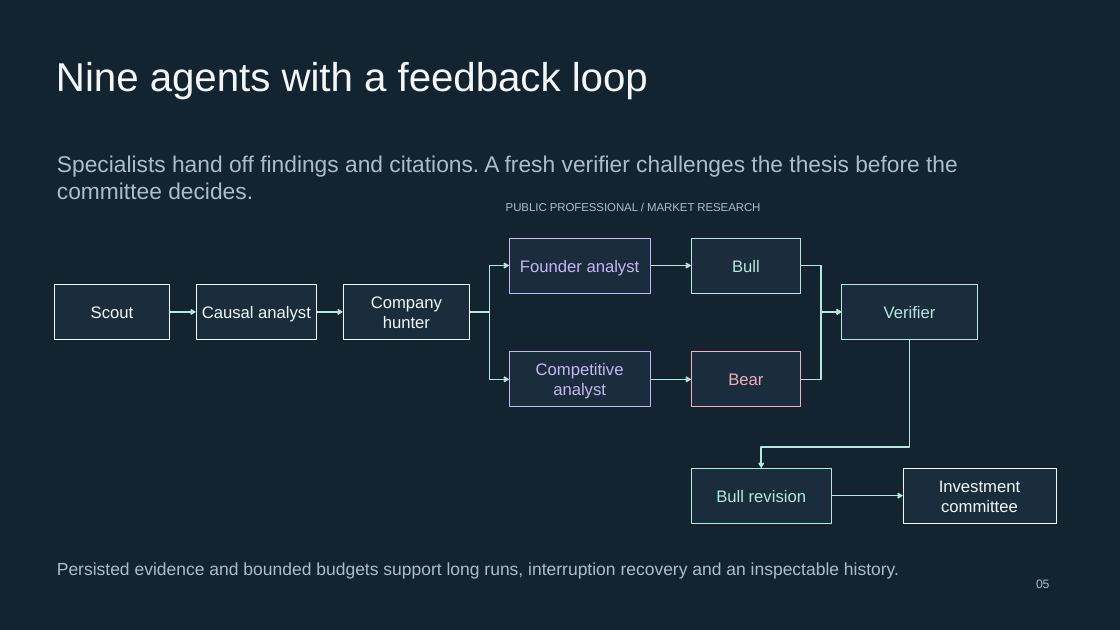
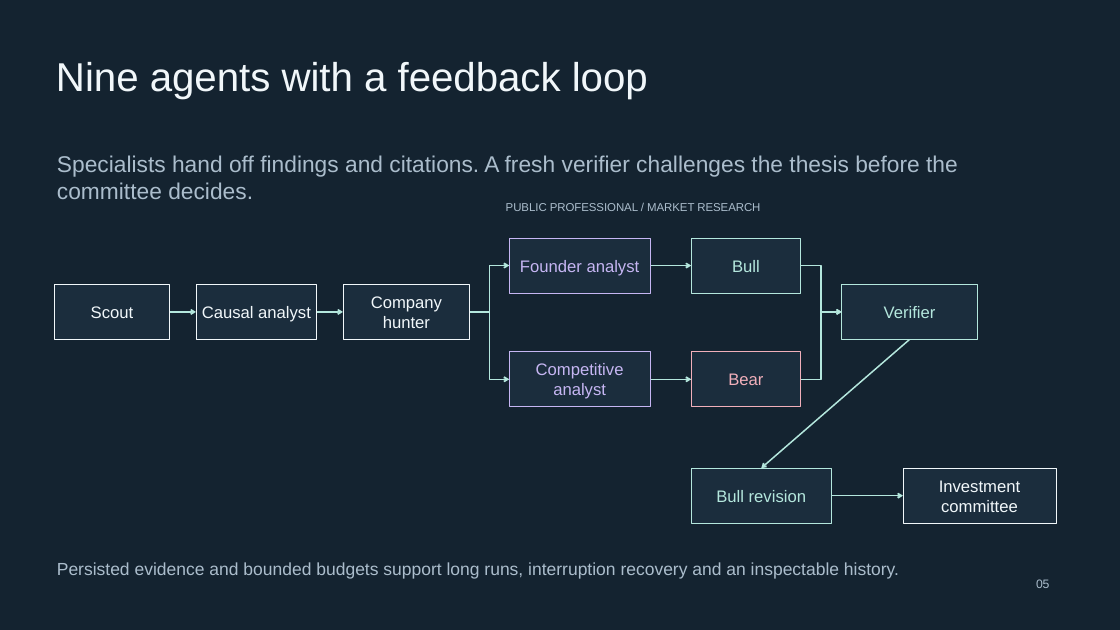
Before and after one commit to eliott-crypto/PARALLAX, a slide deck: slide 5 of docs/submission/pitch.pptx. Drawn at 1120x630 pixels with LibreOffice and Linux fonts; fonts in the diff are those of the drawing. Boxes give left, top, right and bottom in pixels: in the first picture for what was removed or moved away, otherwise in the second. Text is boxed around its words. In the diff, an @@ line names an element or a change of style, - is before the commit and + after.

```diff
--- a/docs/submission/pitch.pptx
+++ b/docs/submission/pitch.pptx
@@ elbow arrow (910, 339) - (761, 468): elbow arrow to arrow; route changed @@
```
Also in this commit, not shown: 3 other slides changed, 4 other files.
